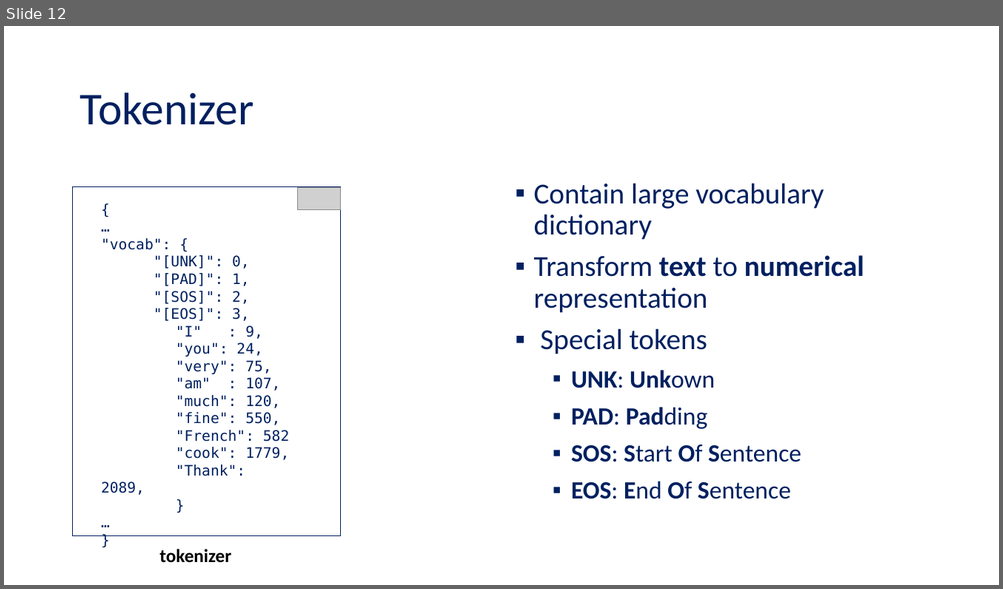
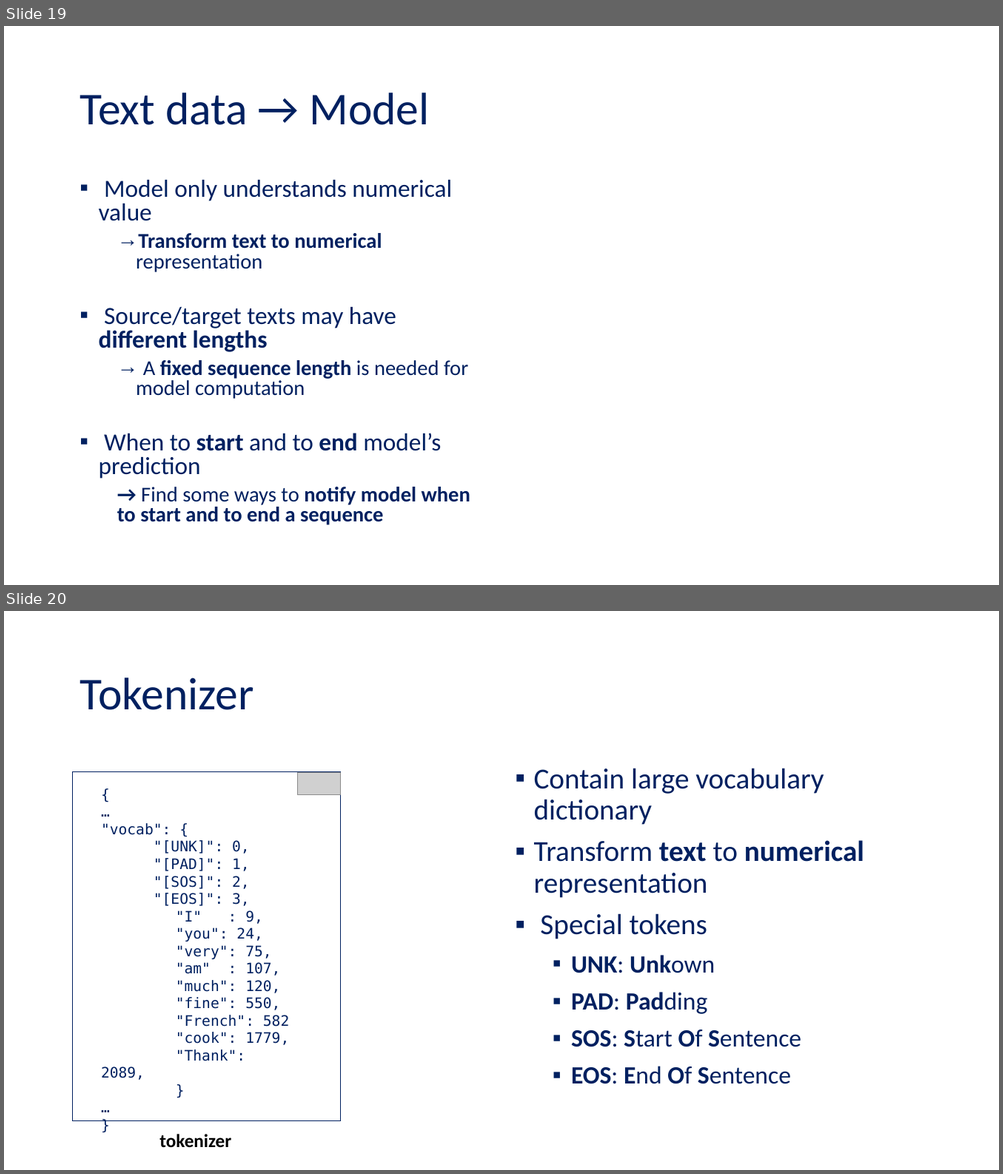
Before and after one commit to tanquangduong/transformer-pt, a slide deck: presentation/Introduction to Transformer.pptx. Shown one above the other, each under a label of ours: slide 12 before the commit, slides 19 and 20 after it. The pictures are 1003x589 and 1003x1174 pixels, drawn with LibreOffice and Linux fonts; fonts in the diff are those of the drawing; grey boxes stand for pictures. Boxes give left, top, right and bottom in pixels: in the first picture for what was removed or moved away, otherwise in the second. Text is boxed around its words. In the diff, an @@ line names an element or a change of style, - is before the commit and + after.

```diff
--- a/presentation/Introduction to Transformer.pptx
+++ b/presentation/Introduction to Transformer.pptx
@@ slide 19 added at <box>4,26,999,585</box>, background #FFFFFF @@
@@ title added at <box>79,93,429,125</box>, 44 pt, text #002060 @@
+Text data → Model
@@ text added at <box>99,180,470,526</box>, 20.4 pt, text #002060 @@
+▪ Model only understands numerical value
+  → Transform text to numerical representation
+▪ Source/target texts may have different lengths
+  → A fixed sequence length is needed for model computation
+▪ When to start and to end model’s prediction
+  → Find some ways to notify model when to start and to end a sequence
@@ what was slide 12 is now slide 20 @@
```
Also in this commit, not shown: 9 slides changed, 8 other slides added, 2 other files.
